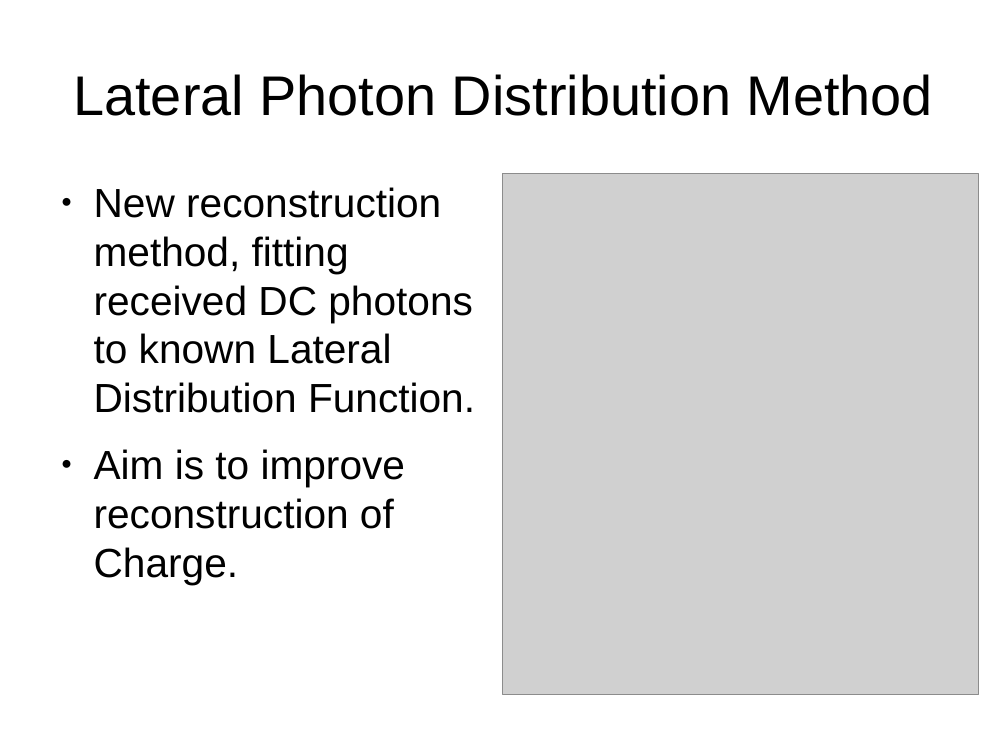
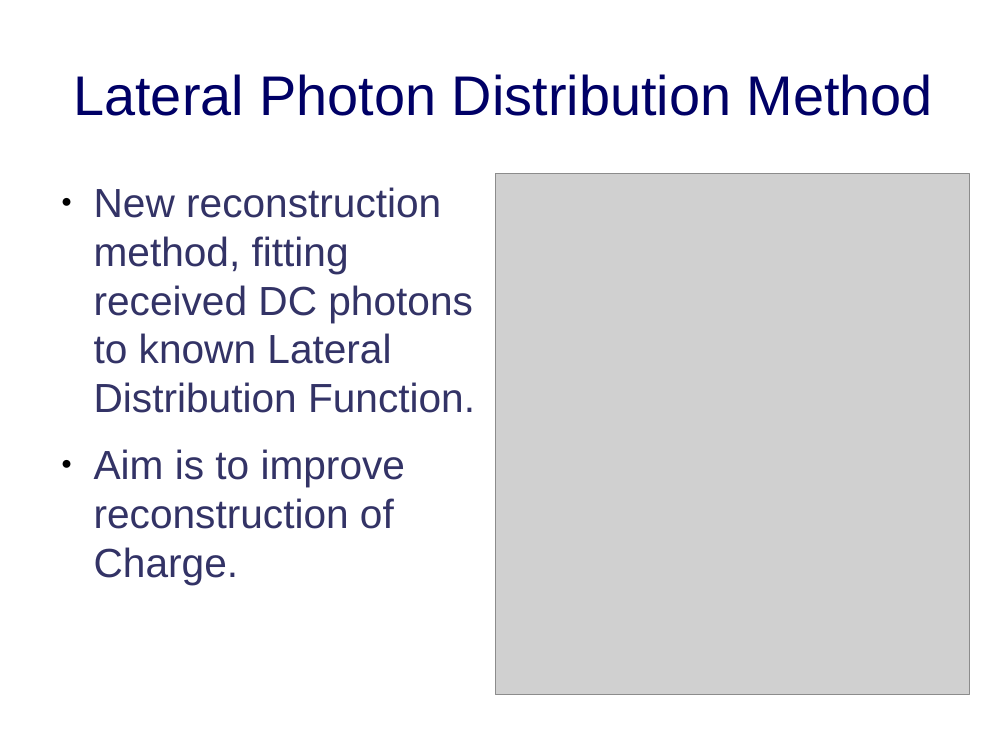
Before and after one commit to robertdstein/DESY, a slide deck: slide 3 of presentations/dpg presentation/slides.odp (slide 2 before the commit). Drawn at 1008x756 pixels with LibreOffice and Linux fonts; fonts in the diff are those of the drawing; grey boxes stand for pictures. Boxes give left, top, right and bottom in pixels: in the first picture for what was removed or moved away, otherwise in the second. Text is boxed around its words. In the diff, an @@ line names an element or a change of style, - is before the commit and + after.

```diff
--- a/presentations/dpg presentation/slides.odp
+++ b/presentations/dpg presentation/slides.odp
@@ title "Lateral Photon Distribution Method" at [73, 74, 933, 116]: text colour #000000 to #000066 @@
@@ text "New reconstruction method, fitting received ..." at [94, 187, 475, 584]: text colour #000000 to #333366 @@
@@ picture: place and size @@
-picture at [503, 174, 979, 695]
+picture at [496, 174, 970, 695]
```
Also in this commit, not shown: 6 other slides changed, 1 slide added, 40 other files.
